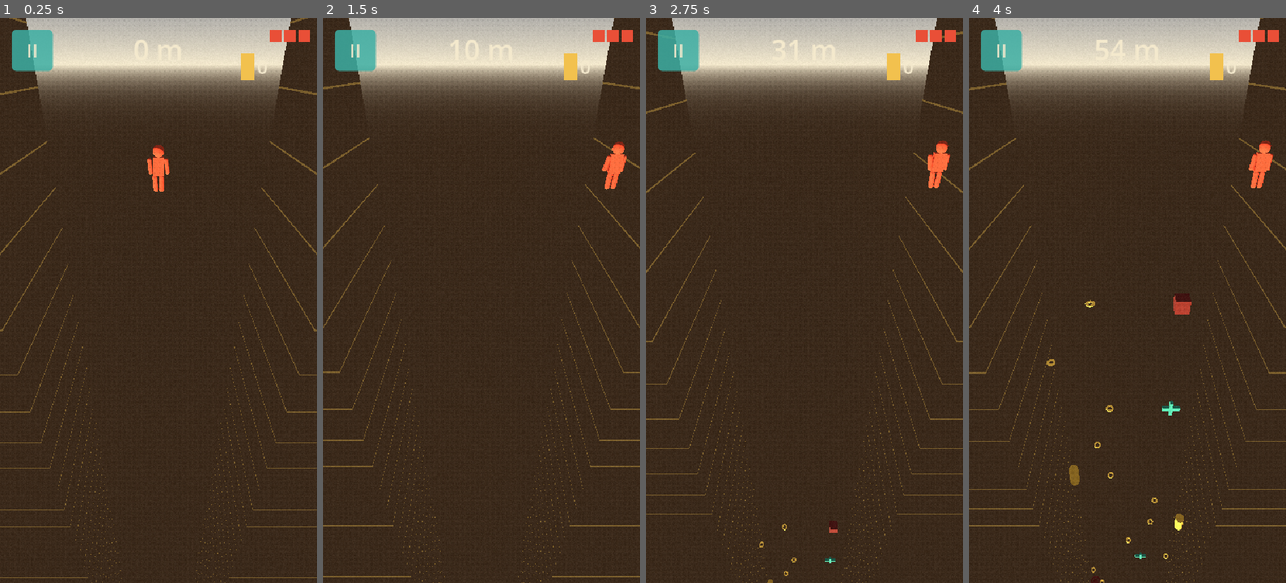
Above: before the commit, frames 1-4 (left to right).
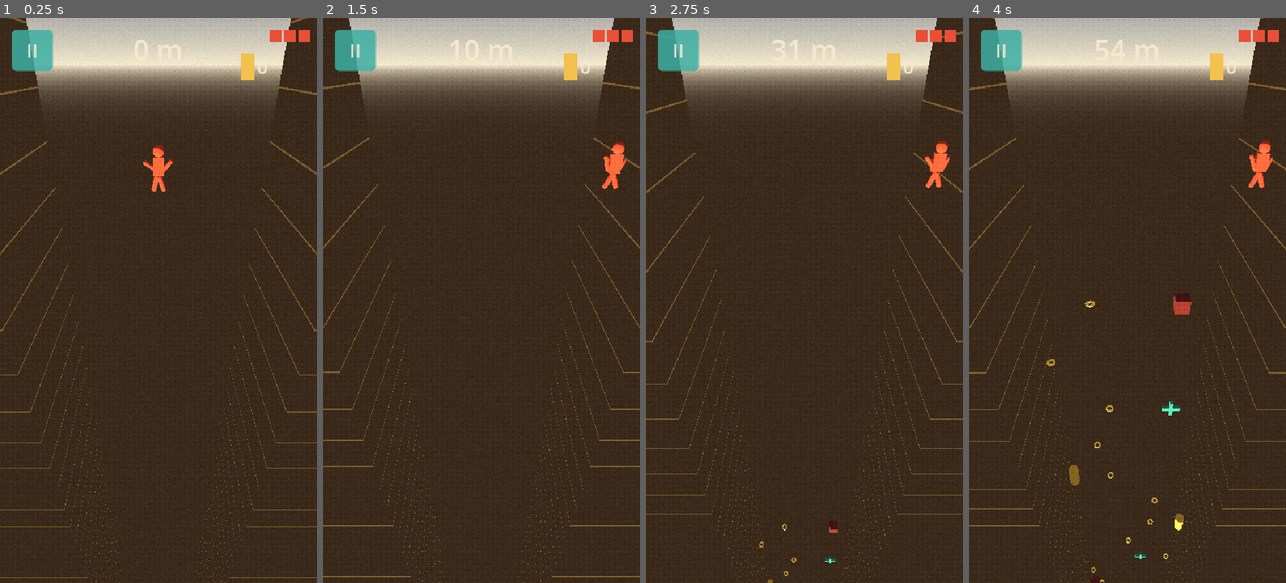
Above: after the commit, the same moments.

Repository: quvntvn/Hyperdive
Game: Godot game, scene res://scenes/game/main_game.tscn
The game is run twice, just before and just after one commit, with the same random seed, the same clock (stepped at 60 frames per second) and the same inputs. This scene is started directly instead of the project's main scene.
Inputs (mouse positions are in pixels of both pictures, inside the frame that each line leads up to):
- Up to frame 1 (0.25 s): no input
- Up to frame 2 (1.5 s): tap Enter at 0.5 s; move the mouse to (551, 272) at 0.52 s; hold D (move_right) 0.53-1.25 s; tap 1 at 0.6 s; click (551, 272) at 0.67 s; drag from (418, 328) to (465, 413) at 1.27 s
- Up to frame 3 (2.75 s): move the mouse to (836, 176) at 2.02 s; hold D (move_right) from 2.03 s (still down); tap 3 at 2.1 s
- Up to frame 4 (4 s): release D (move_right) at 2.75 s; drag from (1111, 413) to (1032, 215) at 2.77 s; move the mouse to (1222, 385) at 3.52 s; hold A (move_left) from 3.53 s (still down); tap 2 at 3.6 s

The runs differ from the first frame. In frame 1, 0.1% of the frame differs, in the area x 45-55%, y 24-31%; in frame 2, 0.1%; in frame 3, 0.1%; in frame 4, 0.1%.

Commit message:
feat(player): pose de chute libre (bras en l'air, jambes écartées) comme base
Co-Authored-By: Claude Sonnet 4.6 <noreply@anthropic.com>

Diff:
--- a/hyperdive/scripts/player/player.gd
+++ b/hyperdive/scripts/player/player.gd
@@ -303,21 +303,21 @@
 	_sway_time += delta
 	_jolt = move_toward(_jolt, 0.0, delta * 4.0)
 	var lateral: float = linear_velocity.x
-	# speed, phase, z_amp, x_amp, lat_z, jolt_z, jolt_x
-	_apply_limb_sway($Character/ArmLeft,  lateral, delta, 3.1, 0.0, 14.0, 6.0, -1.2,  18.0,   5.0)
-	_apply_limb_sway($Character/ArmRight, lateral, delta, 2.8, 1.7, 12.0, 7.0, -1.2, -15.0,  -8.0)
-	_apply_limb_sway($Character/LegLeft,  lateral, delta, 2.3, 0.9,  6.0, 7.0, -0.5,  10.0,  12.0)
-	_apply_limb_sway($Character/LegRight, lateral, delta, 2.6, 2.4,  5.0, 8.0, -0.5,  -8.0, -10.0)
-	_apply_limb_sway($Character/Head,     lateral, delta, 1.8, 3.2,  5.0, 3.0, -0.4,   8.0,   3.0)
+	# speed, phase, base_z, z_amp, x_amp, lat_z, jolt_z, jolt_x
+	_apply_limb_sway($Character/ArmLeft,  lateral, delta, 3.1, 0.0, -150.0, 14.0, 6.0, -1.2,  18.0,   5.0)
+	_apply_limb_sway($Character/ArmRight, lateral, delta, 2.8, 1.7,  150.0, 12.0, 7.0, -1.2, -15.0,  -8.0)
+	_apply_limb_sway($Character/LegLeft,  lateral, delta, 2.3, 0.9,  -22.0,  6.0, 7.0, -0.5,  10.0,  12.0)
+	_apply_limb_sway($Character/LegRight, lateral, delta, 2.6, 2.4,   22.0,  5.0, 8.0, -0.5,  -8.0, -10.0)
+	_apply_limb_sway($Character/Head,     lateral, delta, 1.8, 3.2,    0.0,  5.0, 3.0, -0.4,   8.0,   3.0)
 
 func _apply_limb_sway(node: Node3D, lateral: float, delta: float,
 		speed: float, phase: float,
-		z_amp: float, x_amp: float, lat_z: float,
+		base_z: float, z_amp: float, x_amp: float, lat_z: float,
 		jolt_z: float, jolt_x: float) -> void:
 	var s: float = sin(_sway_time * speed + phase)
 	var target := Vector3(
 		s * x_amp + _jolt * jolt_x,
 		0.0,
-		s * z_amp + lateral * lat_z + _jolt * jolt_z
+		base_z + s * z_amp + lateral * lat_z + _jolt * jolt_z
 	)
 	node.rotation_degrees = node.rotation_degrees.lerp(target, delta * 8.0)
